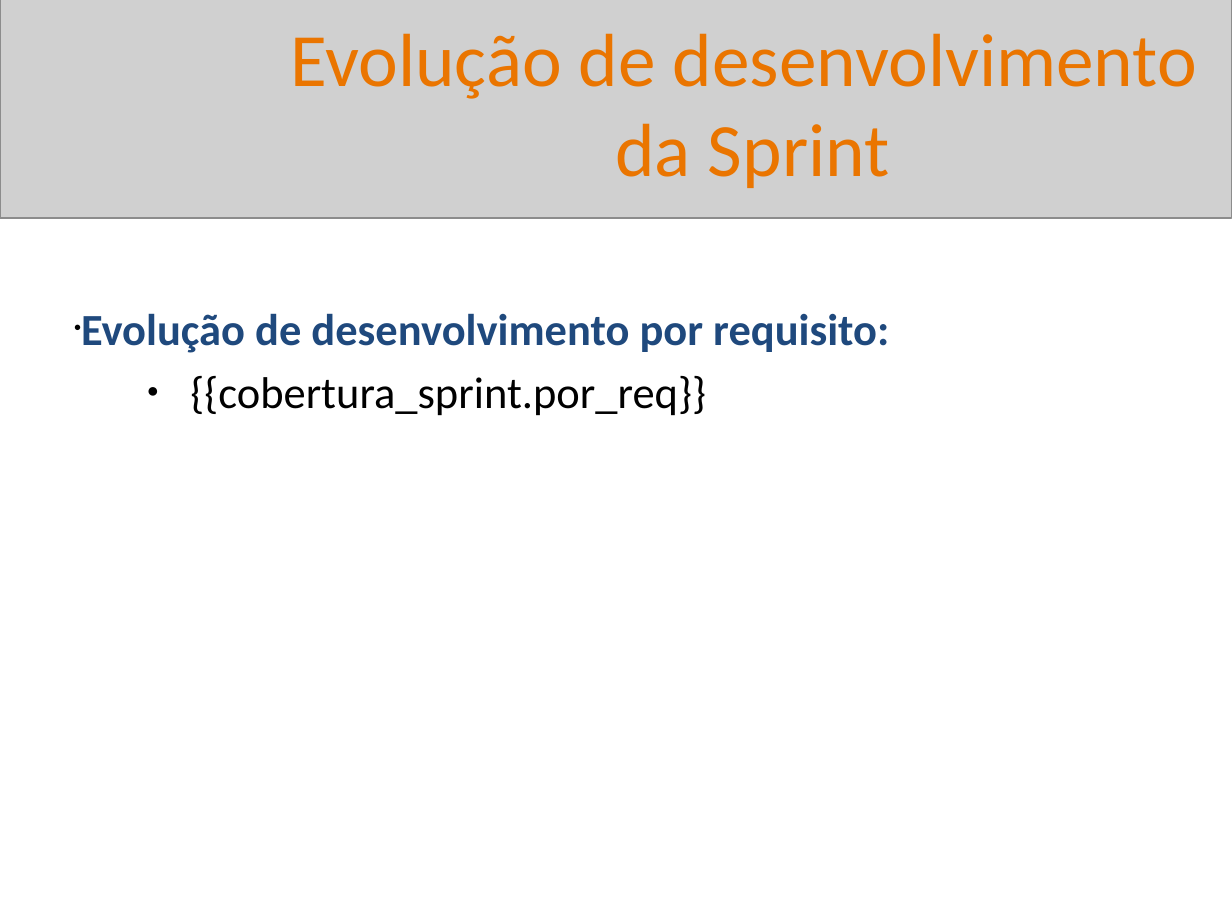
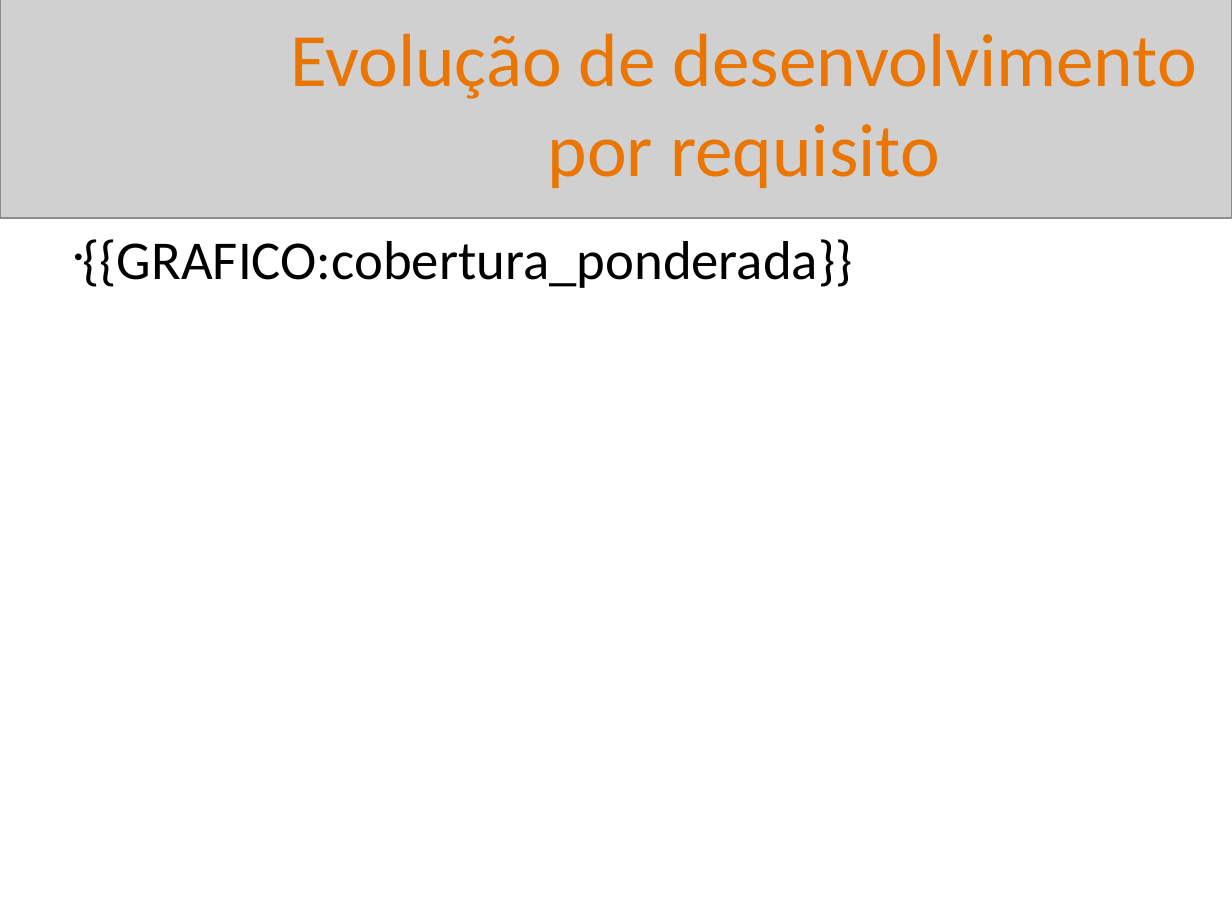
Before and after one commit to BetoFigu66/AgenteAssistenteDeVendas, a slide deck: slide 5 of artefatos/gerente_de_projetos/report_templates/template_sprint_review_interno.pptx. Drawn at 1232x924 pixels with LibreOffice and Linux fonts; fonts in the diff are those of the drawing; grey boxes stand for pictures. Boxes give left, top, right and bottom in pixels: in the first picture for what was removed or moved away, otherwise in the second. Text is boxed around its words. In the diff, an @@ line names an element or a change of style, - is before the commit and + after.

Commit message:
Evolução do gerente de projetos na geração de sprint report (gráfico de cobertura).

```diff
--- a/artefatos/gerente_de_projetos/report_templates/template_sprint_review_interno.pptx
+++ b/artefatos/gerente_de_projetos/report_templates/template_sprint_review_interno.pptx
@@ text at bbox=[548, 124, 940, 188]: text changed @@
-da Sprint
+por requisito
@@ text at bbox=[83, 239, 853, 288]: text changed; size 26 to 32 pt; text colour #1F497D to #000000; bold off @@
-• Evolução de desenvolvimento por requisito:
-  ● {{cobertura_sprint.por_req}}
+• {{GRAFICO:cobertura_ponderada}}
```
Also in this commit, not shown: 1 other slide changed, 1 slide removed, 6 other files.
